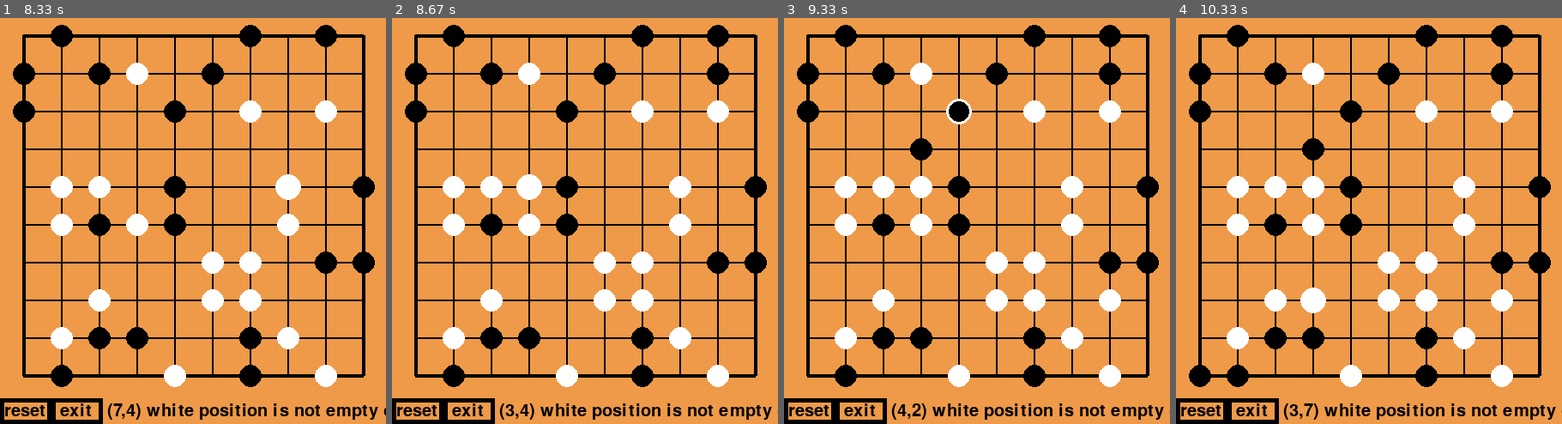
Above: before the commit, frames 1-4 (left to right).
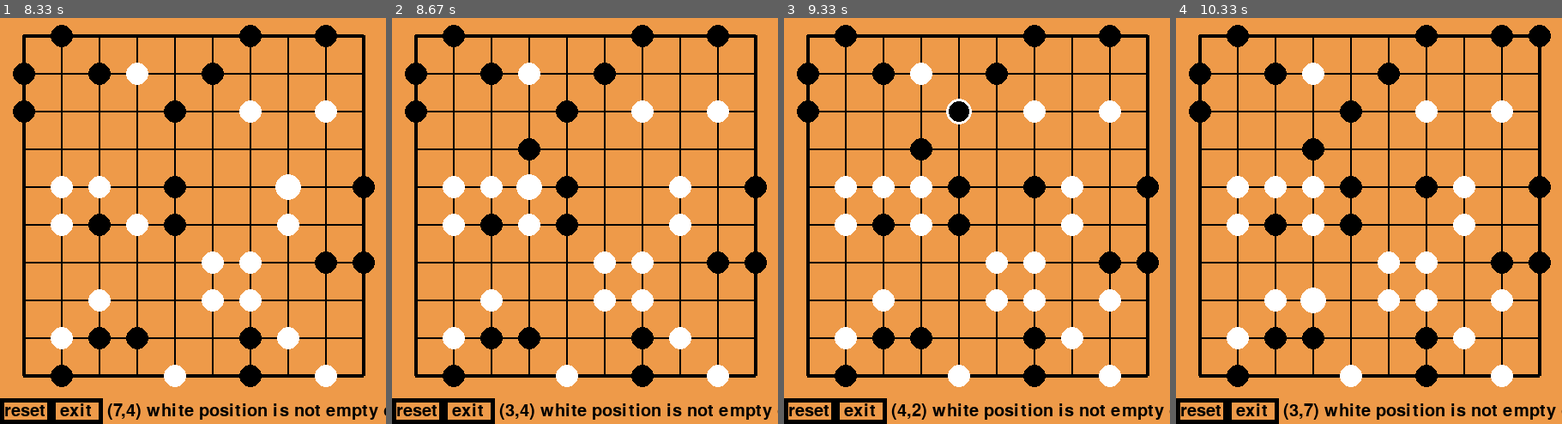
Above: after the commit, the same moments.

Repository: su2u4-1/my_code
Game: pygame game, started from python_game/五子棋.py
The game is run twice, just before and just after one commit, with the same random seed, the same clock (stepped at 60 frames per second) and the same inputs.
Inputs (mouse positions are in pixels of both pictures, inside the frame that each line leads up to):
- Up to frame 1 (8.33 s): type "10 (at the terminal prompt)" at 0 s; click "AI" at 0.38 s; click (50, 180) at 0.72 s; click (208, 269) at 1.05 s; click (61, 318) at 1.38 s; click (61, 346) at 1.72 s; click (335, 359) at 2.05 s; click (227, 111) at 2.38 s; click (162, 192) at 2.72 s; click (258, 363) at 3.05 s; click (247, 273) at 3.38 s; click (285, 216) at 3.72 s; click (111, 196) at 4.05 s; click (96, 277) at 4.38 s; click (61, 204) at 4.72 s; click (185, 359) at 5.05 s; click (266, 346) at 5.38 s; click (115, 62) at 5.72 s; click (193, 66) at 6.05 s; click (111, 225) at 6.38 s; click (308, 111) at 6.72 s; click (196, 277) at 7.05 s; click (247, 277) at 7.38 s; click (173, 367) at 7.72 s; click (270, 192) at 8.05 s
- Up to frame 2 (8.67 s): click (538, 176) at 8.38 s
- Up to frame 3 (9.33 s): click (1096, 310) at 8.72 s; click (942, 91) at 9.05 s
- Up to frame 4 (10.33 s): click (1380, 257) at 9.38 s; click (1295, 188) at 9.72 s; click (1314, 277) at 10.05 s

Frame 1 is identical in both runs. In frame 2, 0.4% of the frame differs, in the area x 32-88%, y 10-36%; in frame 3, 0.4%; in frame 4, 0.8%, in the area x 3-98%, y 1-91%.

Commit message:
move ai_template

Diff:
--- a/python/pull.py
+++ b/python/pull.py
@@ -23,6 +23,7 @@
                 print("    Uncommitted changes:")
                 for f in status.split("\n"):
                     print("       ", f)
+                system("git fetch --all")
                 state = False
         else:
             print("    Not a Git repository, skipping")
--- a/python_game/gamelib.py
+++ b/python_game/gamelib.py
@@ -20,3 +20,50 @@
 D8 = ((1, 1), (1, 0), (1, -1), (0, 1), (0, -1), (-1, 1), (-1, 0), (-1, -1))
 
 D8_Opposite_side = {0: 7, 1: 6, 2: 5, 3: 4, 4: 3, 5: 2, 6: 1, 7: 0}
+
+
+def t0(t: list[int], ai_side: int, player_side: int) -> int:
+    """p p p p *\n
+    direction x 8"""
+    for i in range(8):
+        for j in t[i * 4 : i * 4 + 3]:
+            if j != player_side:
+                return 0
+    return 10
+
+
+def t1(t: list[int], ai_side: int, player_side: int) -> int:
+    """a a a a *\n
+    direction x 8"""
+    for i in range(8):
+        for j in t[i * 4 : i * 4 + 4]:
+            if j != ai_side:
+                return 0
+    return 11
+
+
+def t2(t: list[int], ai_side: int, player_side: int) -> int:
+    """p p p * p\n
+    direction x 8"""
+    for i in range(8):
+        j = t[i * 4 : i * 4 + 4]
+        if j[:3] == [player_side] * 3:
+            i = D8_Opposite_side[i]
+            if t[i * 4 : i * 4 + 4][0] == player_side:
+                return 10
+    return 0
+
+
+def t3(t: list[int], ai_side: int, player_side: int) -> int:
+    """a a a * a\n
+    direction x 8"""
+    for i in range(8):
+        j = t[i * 4 : i * 4 + 4]
+        if j[:3] == [ai_side] * 3:
+            i = D8_Opposite_side[i]
+            if t[i * 4 : i * 4 + 4][0] == ai_side:
+                return 11
+    return 0
+
+
+gomoku_ai_template: tuple[Callable[[list[int], int, int], int], ...] = (t0, t1, t2, t3)
--- a/python_game/五子棋.py
+++ b/python_game/五子棋.py
@@ -1,53 +1,9 @@
-from typing import Callable, Literal
+from typing import Literal
 from random import choice, randint
 
 import pygame
 
-from gamelib import get_int, D8, D8_Opposite_side
-
-
-def t0(t: list[int], ai_side: int, player_side: int) -> int:
-    """p p p p *\n
-    direction x 8"""
-    for i in range(8):
-        for j in t[i * 4 : i * 4 + 3]:
-            if j != player_side:
-                return 0
-    return 10
-
-
-def t1(t: list[int], ai_side: int, player_side: int) -> int:
-    """a a a a *\n
-    direction x 8"""
-    for i in range(8):
-        for j in t[i * 4 : i * 4 + 4]:
-            if j != ai_side:
-                return 0
-    return 11
-
-
-def t2(t: list[int], ai_side: int, player_side: int) -> int:
-    """p p p * p\n
-    direction x 8"""
-    for i in range(8):
-        j = t[i * 4 : i * 4 + 4]
-        if j[:3] == [player_side] * 3:
-            i = D8_Opposite_side[i]
-            if t[i * 4 : i * 4 + 4][0] == player_side:
-                return 10
-    return 0
-
-
-def t3(t: list[int], ai_side: int, player_side: int) -> int:
-    """a a a * a\n
-    direction x 8"""
-    for i in range(8):
-        j = t[i * 4 : i * 4 + 4]
-        if j[:3] == [ai_side] * 3:
-            i = D8_Opposite_side[i]
-            if t[i * 4 : i * 4 + 4][0] == ai_side:
-                return 11
-    return 0
+from gamelib import get_int, D8, gomoku_ai_template
 
 
 class Game_gomoku:
@@ -73,7 +29,6 @@
         self.temp_text = ""
         self.temp_text_time = 0
         self.ai_mode = 0
-        self.ai_template: tuple[Callable[[list[int], int, int], int], ...] = (t0, t1)
 
     def show(self) -> None:
         self.screen.fill((238, 154, 73))
@@ -161,7 +116,7 @@
             raise RuntimeError("position is not empty or game is over")
 
     def ai(self) -> None:
-        template = self.ai_template
+        template = gomoku_ai_template
         priority_positions: list[tuple[int, list[tuple[int, int]]]] = []
         for x in range(self.size):
             for y in range(self.size):
Empty file removed: python_game/棋盤.py
